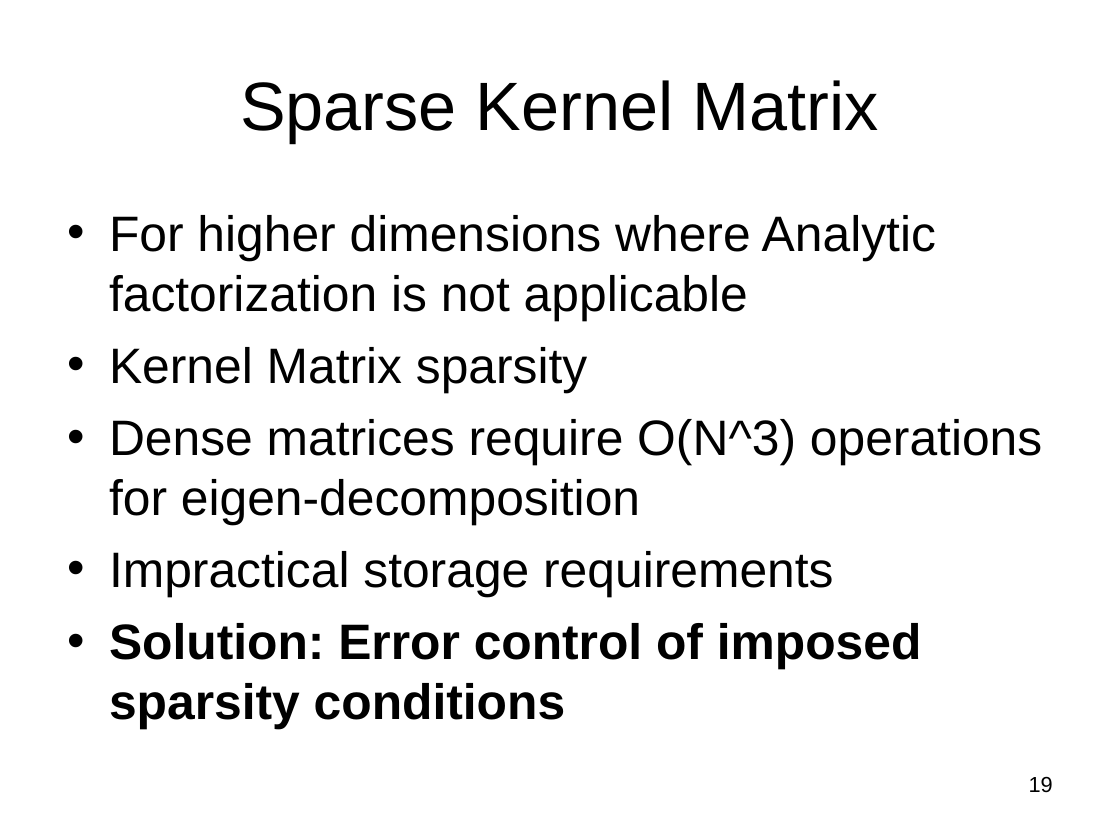
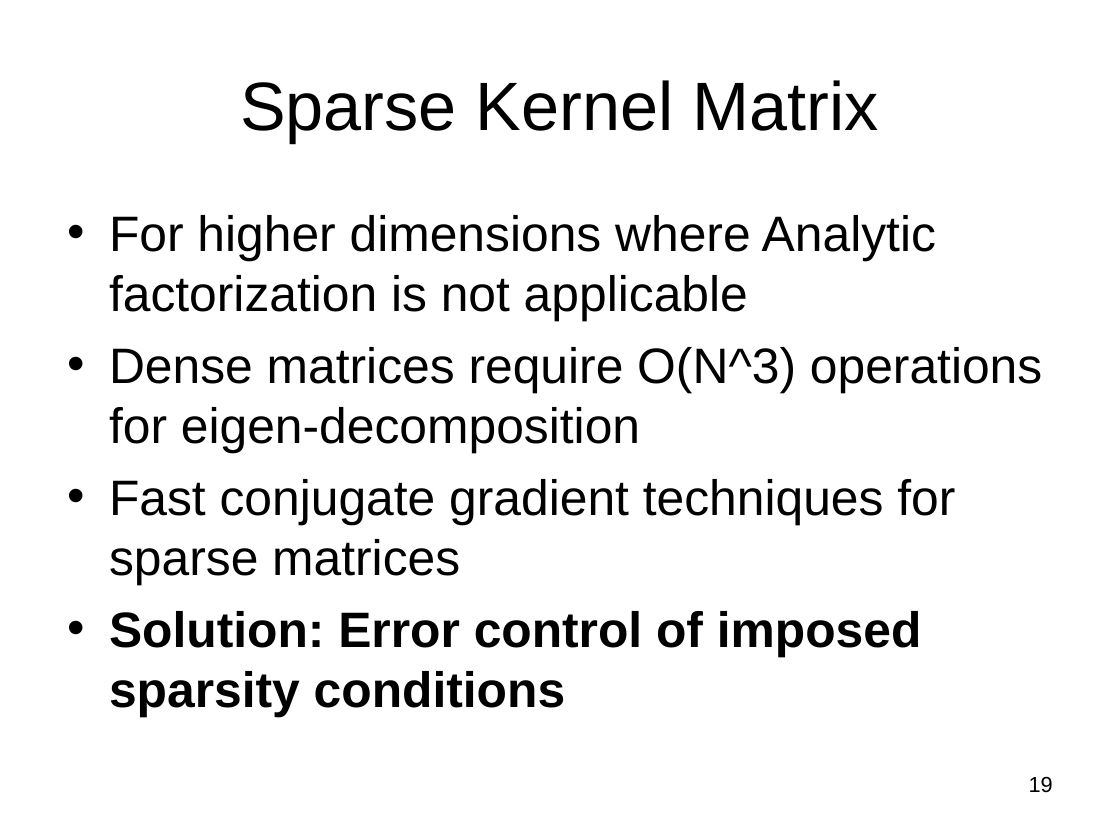
Before and after one commit to subailong/mlpack, a slide deck: slide 19 of fastlib/u/nvasil/docs/proposal/proposal.ppt. Drawn at 1120x840 pixels with LibreOffice and Linux fonts; fonts in the diff are those of the drawing. Boxes give left, top, right and bottom in pixels: in the first picture for what was removed or moved away, otherwise in the second. Text is boxed around its words. In the diff, an @@ line names an element or a change of style, - is before the commit and + after.

```diff
--- a/fastlib/u/nvasil/docs/proposal/proposal.ppt
+++ b/fastlib/u/nvasil/docs/proposal/proposal.ppt
@@ text at (109,347,587,393): paragraph removed @@
-• Kernel Matrix sparsity
@@ text at (109,479,955,585): text changed @@
-• Impractical storage requirements
+• Fast conjugate gradient techniques for sparse matrices
```
Also in this commit, not shown: 3 other slides changed, 1 slide added.
